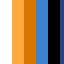
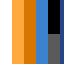
Revision of a layered 64x64 image; what changed, layer by layer:
painted on "Layer 1" over left=48, top=34, right=60, bottom=64
